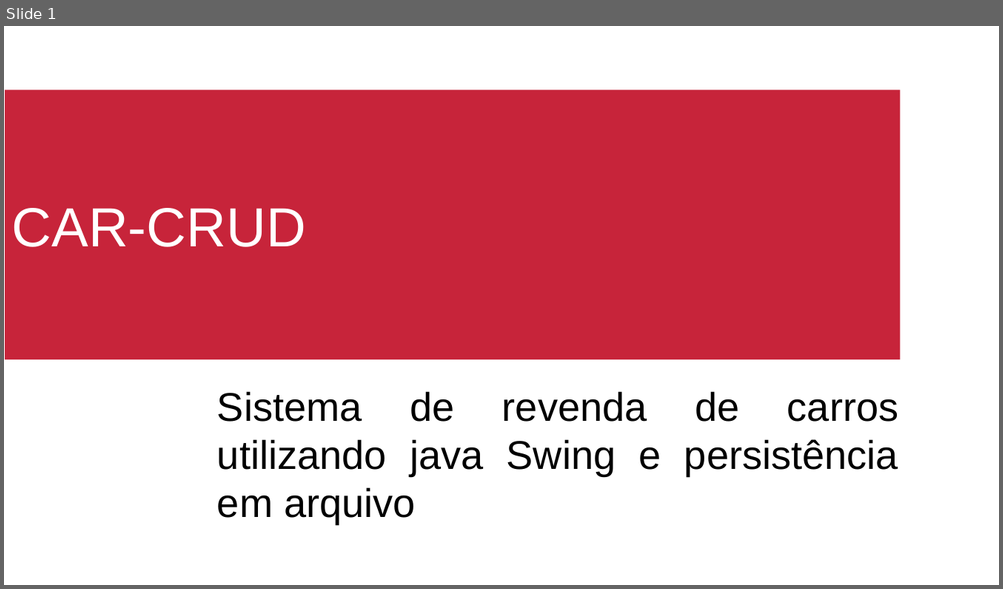
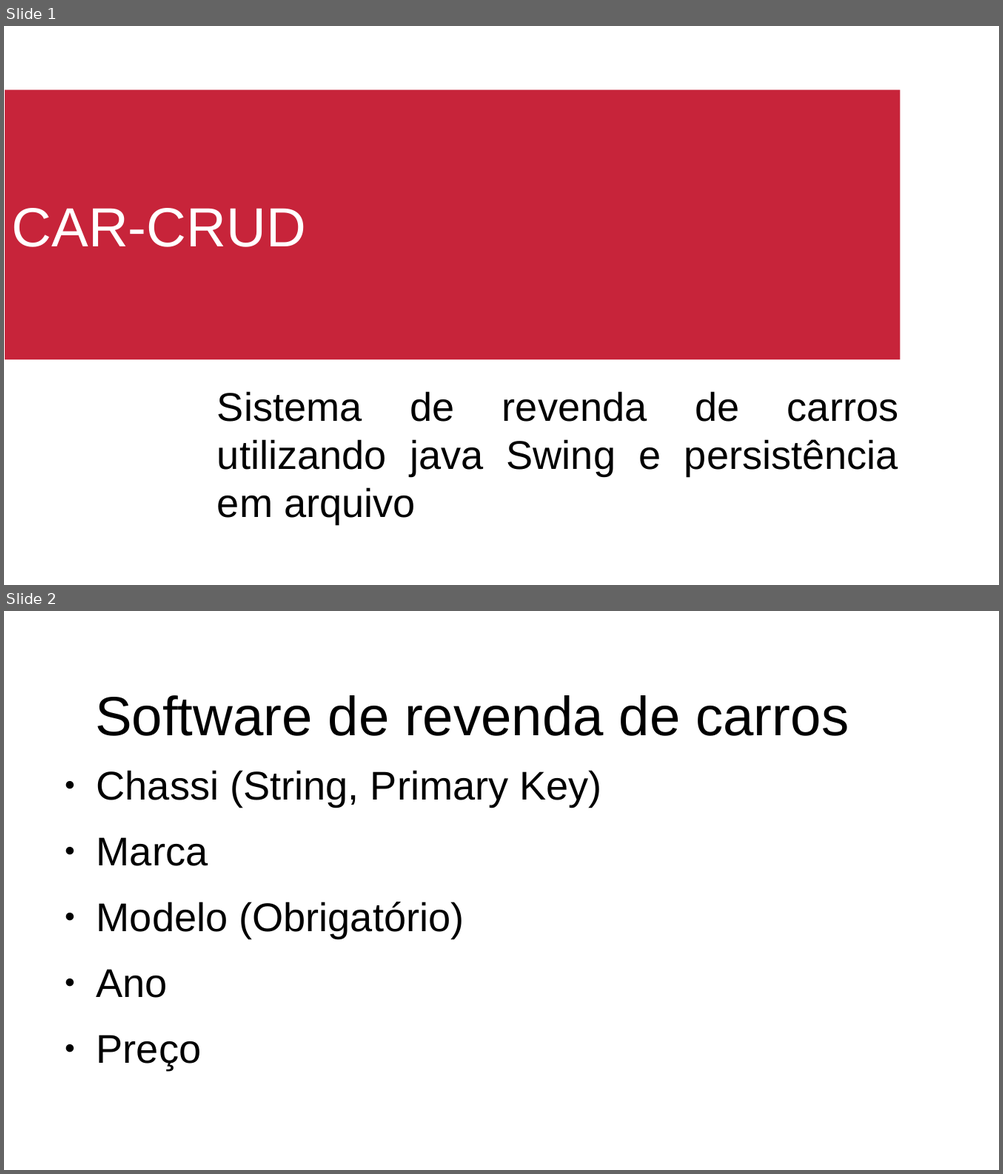
Before and after one commit to geisonmcd/car-crud, a slide deck: Trabalho 1/Trabalho 1.pptx. Shown one above the other, each under a label of ours: slide 1 before the commit, slides 1 and 2 after it. The pictures are 1003x589 and 1003x1174 pixels, drawn with LibreOffice and Linux fonts; fonts in the diff are those of the drawing; background and template pictures are left out. Boxes give left, top, right and bottom in pixels: in the first picture for what was removed or moved away, otherwise in the second. Text is boxed around its words. In the diff, an @@ line names an element or a change of style, - is before the commit and + after.

```diff
--- a/Trabalho 1/Trabalho 1.pptx
+++ b/Trabalho 1/Trabalho 1.pptx
@@ slide 2 added at [4, 611, 999, 1170], background #FFFFFF @@
@@ text added at [95, 695, 848, 736], 44 pt, text #000000 @@
+Software de revenda de carros
@@ text added at [96, 770, 602, 1071], 32 pt, text #000000 @@
+● Chassi (String, Primary Key)
+● Marca
+● Modelo (Obrigatório)
+● Ano
+● Preço
```
Also in this commit, not shown: 29 other slides added, 3 slides removed, 3 other files.
